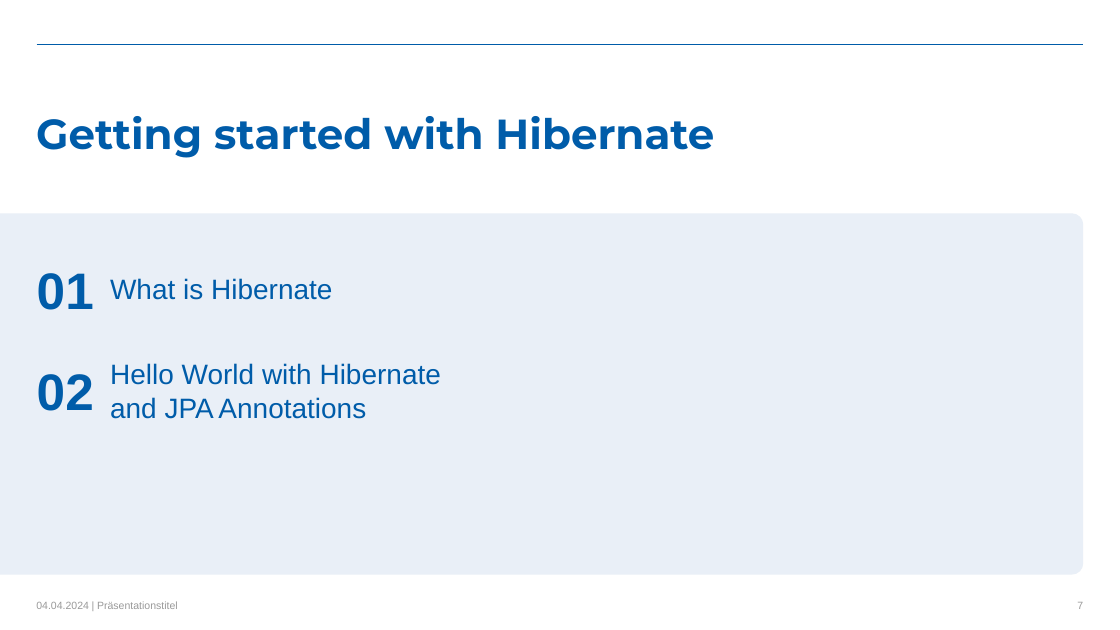
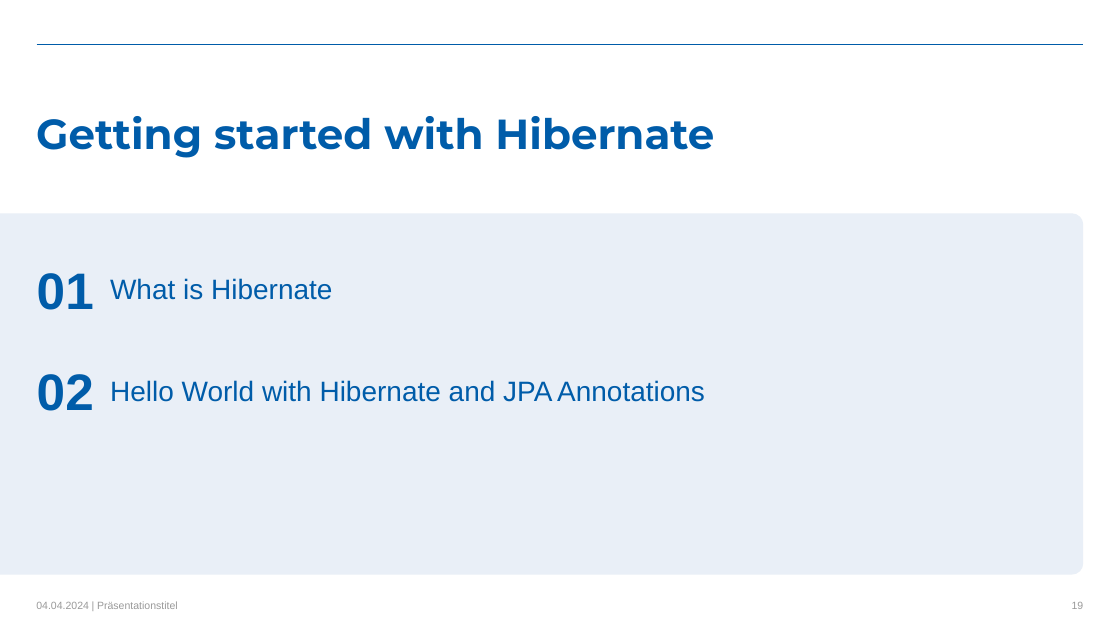
Before and after one commit to kovacivo/hibernate_basics, a slide deck: slide 19 of Hibernate_training-level_basic.pptx (slide 7 before the commit). Drawn at 1120x630 pixels with LibreOffice and Linux fonts; fonts in the diff are those of the drawing; background and template pictures are left out. Boxes give left, top, right and bottom in pixels: in the first picture for what was removed or moved away, otherwise in the second. Text is boxed around its words. In the diff, an @@ line names an element or a change of style, - is before the commit and + after.

```diff
--- a/Hibernate_training-level_basic.pptx
+++ b/Hibernate_training-level_basic.pptx
@@ text "Hello World with Hibernate and ..." rewrapped from box(110, 363, 441, 419) to box(110, 380, 705, 402) @@
@@ page number at box(1072, 602, 1084, 609): text changed @@
-7
+19
```
Also in this commit, not shown: 1 other slide changed, 25 slides added.
